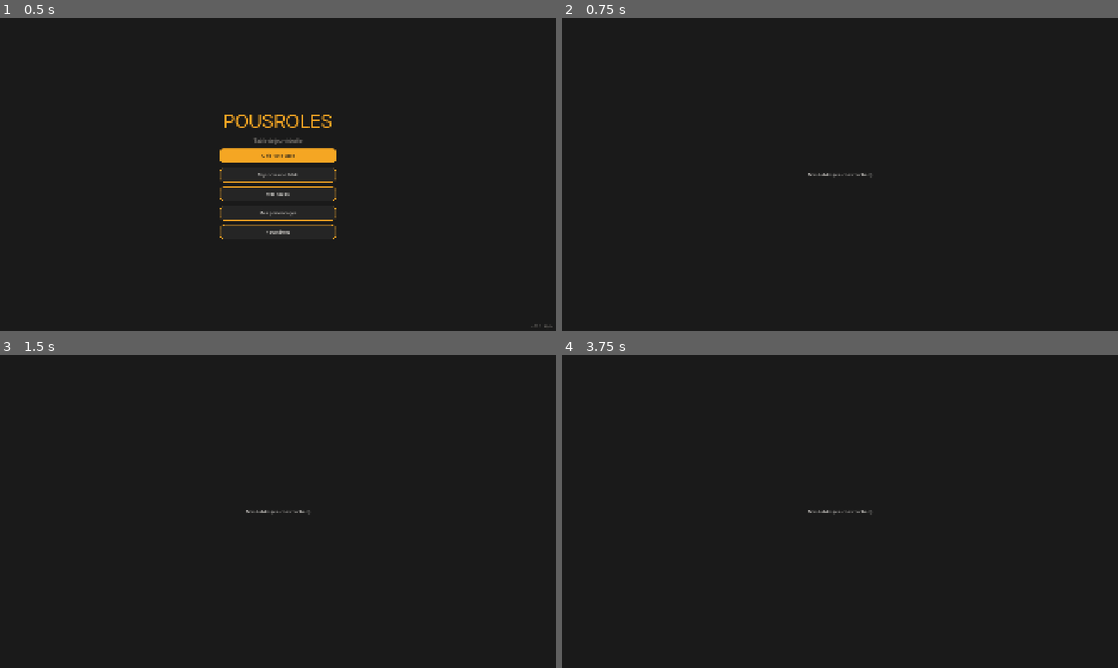
Above: before the commit, frames 1-4 (two rows, left to right).
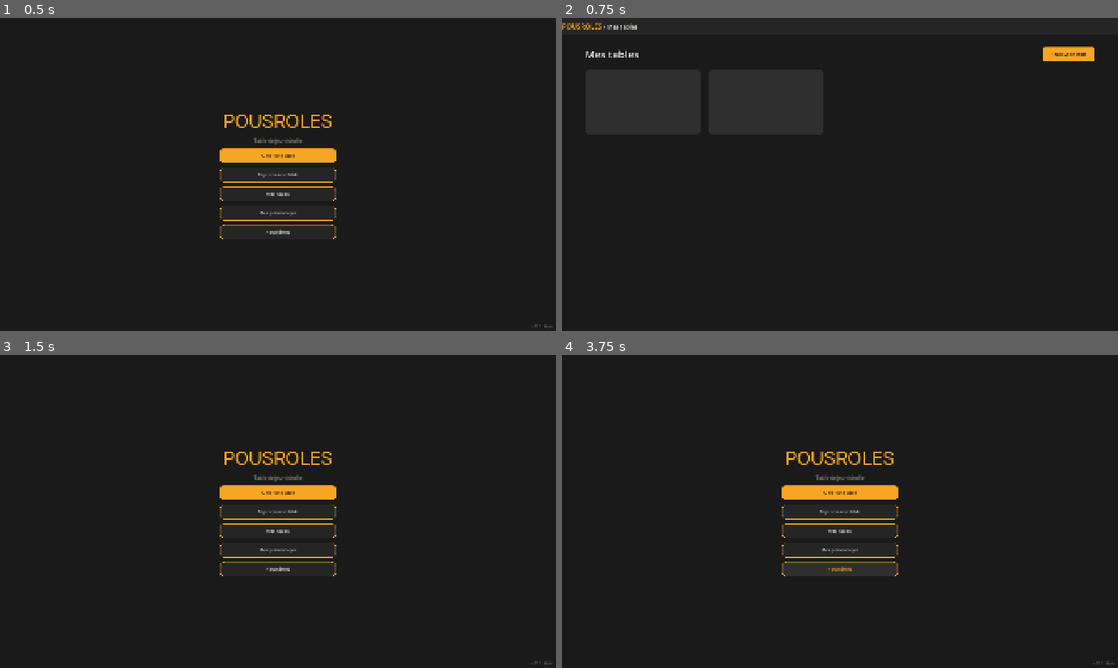
Above: after the commit, the same moments.

Repository: OznyRin/VTT
Game: Godot game, scene res://scenes/main_menu.tscn
Two runs of this game, one before a commit and one after it. Both use one fixed random seed, a clock stepped at 60 frames per second and the inputs below.
Inputs (mouse positions are in pixels of both pictures, inside the frame that each line leads up to):
- Up to frame 1 (0.5 s): no input
- Up to frame 2 (0.75 s): click "Mes tables" at 0.5 s
- Up to frame 3 (1.5 s): click (22, 364) at 1.25 s, where only the run after the commit has a clickable "POUSROLES"
- Up to frame 4 (3.75 s): click (840, 492) at 2 s, where only the run after the commit has a clickable "Créer une table"; click (840, 549) at 2.75 s, where only the run after the commit has a clickable "Mes personnages"; click (840, 567) at 3.5 s, where only the run after the commit has a clickable "Paramètres"

Frame 1 is identical in both runs. In frame 2, 0.8% of the frame differs, in the area x 0-96%, y 1-52%; in frame 3, 2.1%; in frame 4, 2.1%, in the area x 39-100%, y 30-99%.

Commit message:
Écran Mes Tables avec NavBar, cartes et bouton nouvelle table

Diff:
--- /dev/null
+++ b/scenes/my_tables.gd
@@ -0,0 +1,56 @@
+extends Control
+
+func _ready():
+	# Style NavBar
+	var nav_style = StyleBoxFlat.new()
+	nav_style.bg_color = Color("#252525")
+	$NavBar.add_theme_stylebox_override("panel", nav_style)
+
+	# Style bouton Home
+	var home_style = StyleBoxEmpty.new()
+	$NavBar/HBoxContainer/BtnHome.add_theme_stylebox_override("normal", home_style)
+	$NavBar/HBoxContainer/BtnHome.add_theme_stylebox_override("hover", home_style)
+	$NavBar/HBoxContainer/BtnHome.add_theme_stylebox_override("pressed", home_style)
+	$NavBar/HBoxContainer/BtnHome.add_theme_color_override("font_color", Color("#F5A623"))
+	$NavBar/HBoxContainer/BtnHome.add_theme_color_override("font_hover_color", Color("#E8932A"))
+	$NavBar/HBoxContainer/BtnHome.add_theme_font_size_override("font_size", 24)
+
+	# Style titre nav
+	$NavBar/HBoxContainer/NavTitle.add_theme_color_override("font_color", Color("#F0EDE8"))
+	$NavBar/HBoxContainer/NavTitle.add_theme_font_size_override("font_size", 20)
+
+	# Style titre page
+	$Content/VBox/Header/PageTitle.add_theme_font_size_override("font_size", 36)
+	$Content/VBox/Header/PageTitle.add_theme_color_override("font_color", Color("#F0EDE8"))
+
+	# Style bouton nouvelle table
+	var btn_style = StyleBoxFlat.new()
+	btn_style.bg_color = Color("#F5A623")
+	btn_style.corner_radius_top_left = 8
+	btn_style.corner_radius_top_right = 8
+	btn_style.corner_radius_bottom_left = 8
+	btn_style.corner_radius_bottom_right = 8
+	var btn_hover = btn_style.duplicate()
+	btn_hover.bg_color = Color("#E8932A")
+	$Content/VBox/Header/BtnNewTable.add_theme_stylebox_override("normal", btn_style)
+	$Content/VBox/Header/BtnNewTable.add_theme_stylebox_override("hover", btn_hover)
+	$Content/VBox/Header/BtnNewTable.add_theme_stylebox_override("pressed", btn_hover)
+	$Content/VBox/Header/BtnNewTable.add_theme_color_override("font_color", Color("#1A1A1A"))
+	$Content/VBox/Header/BtnNewTable.add_theme_color_override("font_hover_color", Color("#1A1A1A"))
+	$Content/VBox/Header/BtnNewTable.custom_minimum_size = Vector2(180, 45)
+
+	# Style cartes
+	var card_style = StyleBoxFlat.new()
+	card_style.bg_color = Color("#2F2F2F")
+	card_style.corner_radius_top_left = 12
+	card_style.corner_radius_top_right = 12
+	card_style.corner_radius_bottom_left = 12
+	card_style.corner_radius_bottom_right = 12
+	$Content/VBox/CardsGrid/Card1.add_theme_stylebox_override("panel", card_style)
+	$Content/VBox/CardsGrid/Card2.add_theme_stylebox_override("panel", card_style)
+
+	# Navigation retour
+	$NavBar/HBoxContainer/BtnHome.pressed.connect(_on_home_pressed)
+
+func _on_home_pressed():
+	get_tree().change_scene_to_file("res://scenes/main_menu.tscn")
--- a/scenes/my_tables.tscn
+++ b/scenes/my_tables.tscn
@@ -1,4 +1,6 @@
 [gd_scene format=3 uid="uid://fo0w5k7fqd30"]
+
+[ext_resource type="Script" uid="uid://csib23sel2cyh" path="res://scenes/my_tables.gd" id="1_hf267"]
 
 [node name="MyTables" type="Control" unique_id=146740709]
 layout_mode = 3
@@ -7,6 +9,7 @@
 anchor_bottom = 1.0
 grow_horizontal = 2
 grow_vertical = 2
+script = ExtResource("1_hf267")
 
 [node name="ColorRect" type="ColorRect" parent="." unique_id=1886553133]
 layout_mode = 1
@@ -17,18 +20,62 @@
 grow_vertical = 2
 color = Color(0.101960786, 0.101960786, 0.101960786, 1)
 
-[node name="Mestables" type="Label" parent="." unique_id=338863084]
+[node name="NavBar" type="PanelContainer" parent="." unique_id=719983401]
+custom_minimum_size = Vector2(0, 60)
 layout_mode = 1
-anchors_preset = 8
-anchor_left = 0.5
-anchor_top = 0.5
-anchor_right = 0.5
-anchor_bottom = 0.5
-offset_left = -109.5
-offset_top = -11.5
-offset_right = 109.5
-offset_bottom = 11.5
+anchors_preset = 10
+anchor_right = 1.0
+grow_horizontal = 2
+
+[node name="HBoxContainer" type="HBoxContainer" parent="NavBar" unique_id=977225830]
+layout_mode = 2
+
+[node name="BtnHome" type="Button" parent="NavBar/HBoxContainer" unique_id=1096168476]
+layout_mode = 2
+text = "POUSROLES"
+
+[node name="NavTitle" type="Label" parent="NavBar/HBoxContainer" unique_id=1178373606]
+layout_mode = 2
+text = "/ Mes tables"
+
+[node name="Content" type="MarginContainer" parent="." unique_id=2143964805]
+layout_mode = 1
+anchors_preset = 15
+anchor_right = 1.0
+anchor_bottom = 1.0
 grow_horizontal = 2
 grow_vertical = 2
-theme_override_colors/font_color = Color(0.9411765, 0.92941177, 0.9098039, 1)
-text = "Mes tables (en construction)"
+mouse_filter = 2
+theme_override_constants/margin_left = 80
+theme_override_constants/margin_top = 100
+theme_override_constants/margin_right = 80
+
+[node name="VBox" type="VBoxContainer" parent="Content" unique_id=1389685018]
+layout_mode = 2
+theme_override_constants/separation = 30
+
+[node name="Header" type="HBoxContainer" parent="Content/VBox" unique_id=1224919023]
+layout_mode = 2
+size_flags_vertical = 0
+
+[node name="PageTitle" type="Label" parent="Content/VBox/Header" unique_id=522925060]
+layout_mode = 2
+size_flags_horizontal = 3
+text = "Mes tables"
+
+[node name="BtnNewTable" type="Button" parent="Content/VBox/Header" unique_id=367977865]
+layout_mode = 2
+text = "+ Nouvelle table"
+
+[node name="CardsGrid" type="HBoxContainer" parent="Content/VBox" unique_id=632315256]
+layout_mode = 2
+size_flags_vertical = 0
+theme_override_constants/separation = 24
+
+[node name="Card1" type="PanelContainer" parent="Content/VBox/CardsGrid" unique_id=1768644326]
+custom_minimum_size = Vector2(400, 220)
+layout_mode = 2
+
+[node name="Card2" type="PanelContainer" parent="Content/VBox/CardsGrid" unique_id=2119045310]
+custom_minimum_size = Vector2(400, 220)
+layout_mode = 2
Not shown, added: scenes/my_tables.gd.uid
